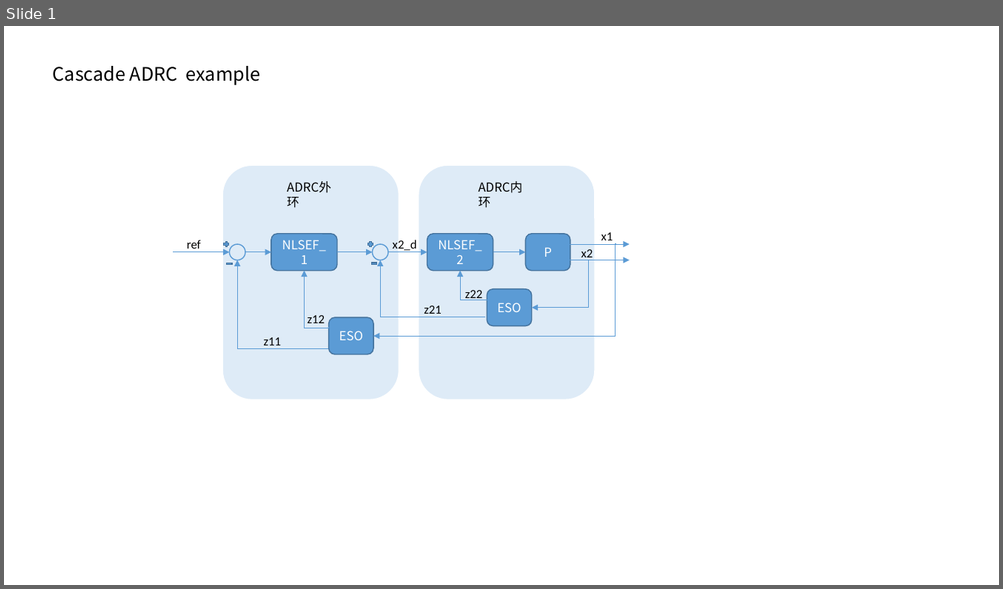
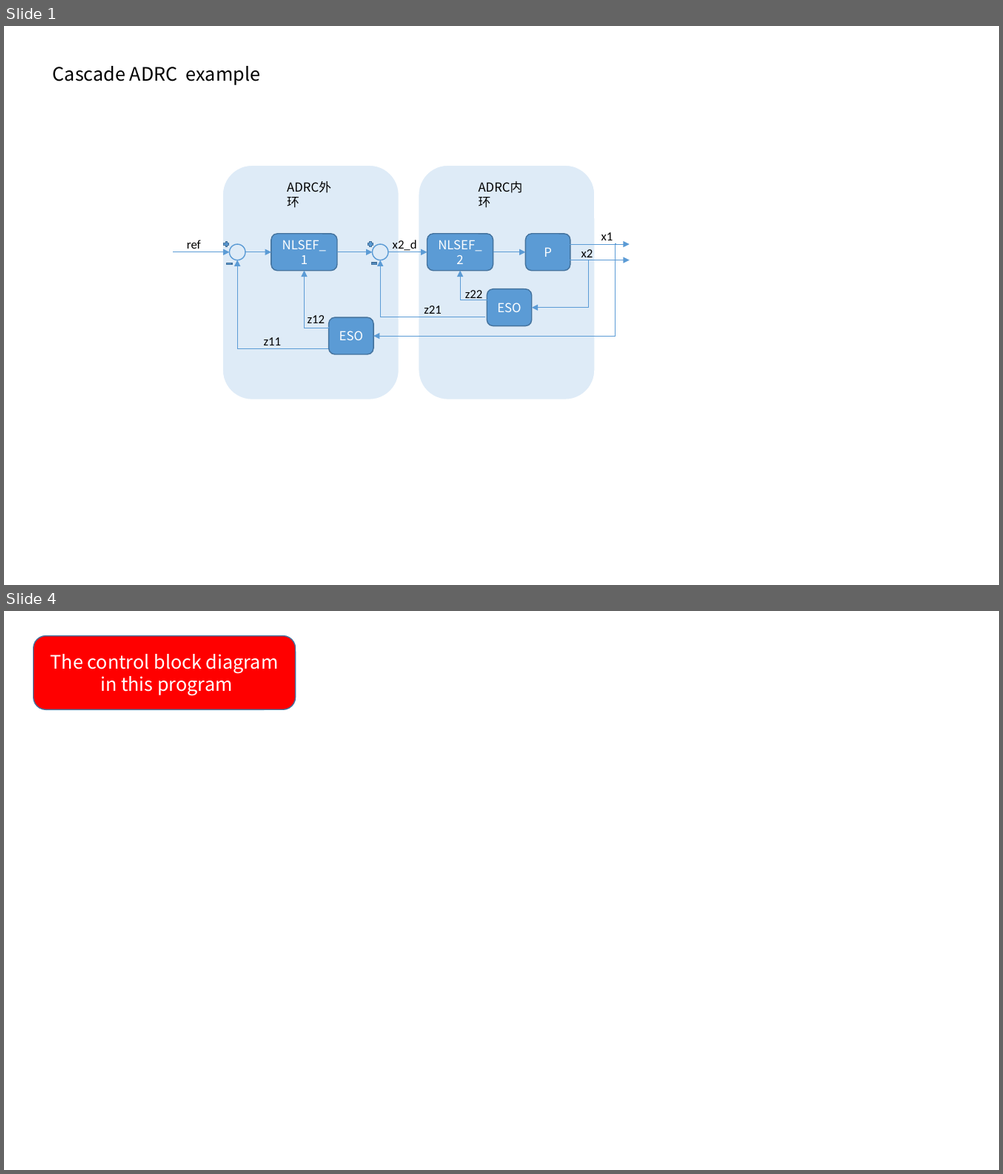
Before and after one commit to JiawangMou/BI_Fly-ADRC, a slide deck: 控制框图说明.pptx. Shown one above the other, each under a label of ours: slide 1 before the commit, slides 1 and 4 after it; the slides between them are not shown. The pictures are 1003x589 and 1003x1174 pixels, drawn with LibreOffice and Linux fonts; fonts in the diff are those of the drawing. Boxes give left, top, right and bottom in pixels: in the first picture for what was removed or moved away, otherwise in the second. Text is boxed around its words. In the diff, an @@ line names an element or a change of style, - is before the commit and + after.

Commit message:
完成控制器结构修改，cascade ADRC position Z control

```diff
--- a/控制框图说明.pptx
+++ b/控制框图说明.pptx
@@ slide 4 added at (x1=4, y1=611, x2=999, y2=1170), background #FFFFFF @@
@@ rounded rectangle added at (x1=33, y1=635, x2=295, y2=709), fill #FF0000, outline #43739E 1 pt, 18 pt, text #FFFFFF @@
+The control block diagram
+in this program
```
Also in this commit, not shown: 1 slide changed, 1 other slide added, 17 other files.
